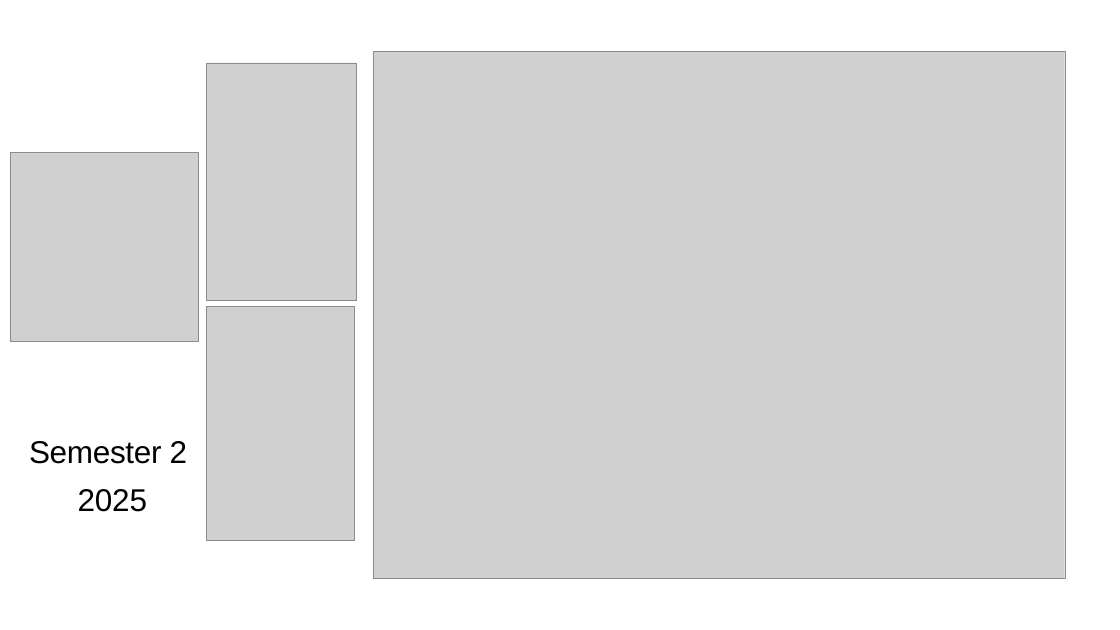
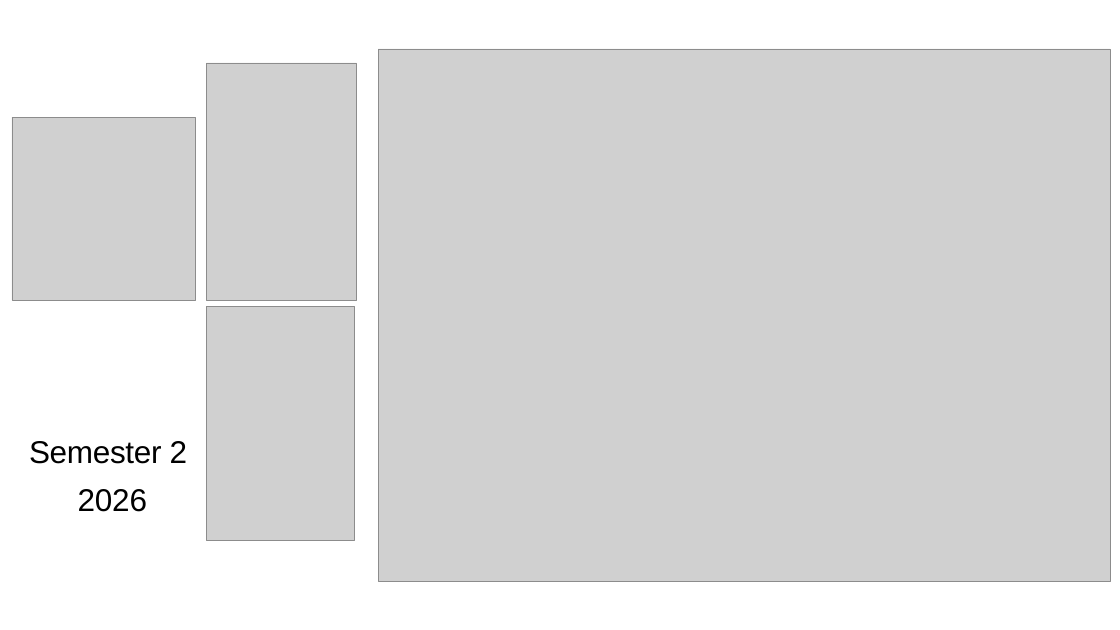
Before and after one commit to setu-comp-sci-2025/sem-2-calender, a slide deck: slide 1 of unit-1-sem-2/paneltalk-1-calendar/calendar.pptx. Drawn at 1120x630 pixels with LibreOffice and Linux fonts; fonts in the diff are those of the drawing; grey boxes stand for pictures. Boxes give left, top, right and bottom in pixels: in the first picture for what was removed or moved away, otherwise in the second. Text is boxed around its words. In the diff, an @@ line names an element or a change of style, - is before the commit and + after.

```diff
--- a/unit-1-sem-2/paneltalk-1-calendar/calendar.pptx
+++ b/unit-1-sem-2/paneltalk-1-calendar/calendar.pptx
@@ picture: place and size @@
-picture at (373, 52, 1065, 578)
+picture at (378, 49, 1110, 581)
@@ picture: place and size @@
-picture at (10, 153, 198, 341)
+picture at (12, 117, 195, 300)
@@ text at (78, 489, 147, 512): text changed @@
-2025
+2026
```
Also in this commit, not shown: 1 other slide changed, 3 other files.
